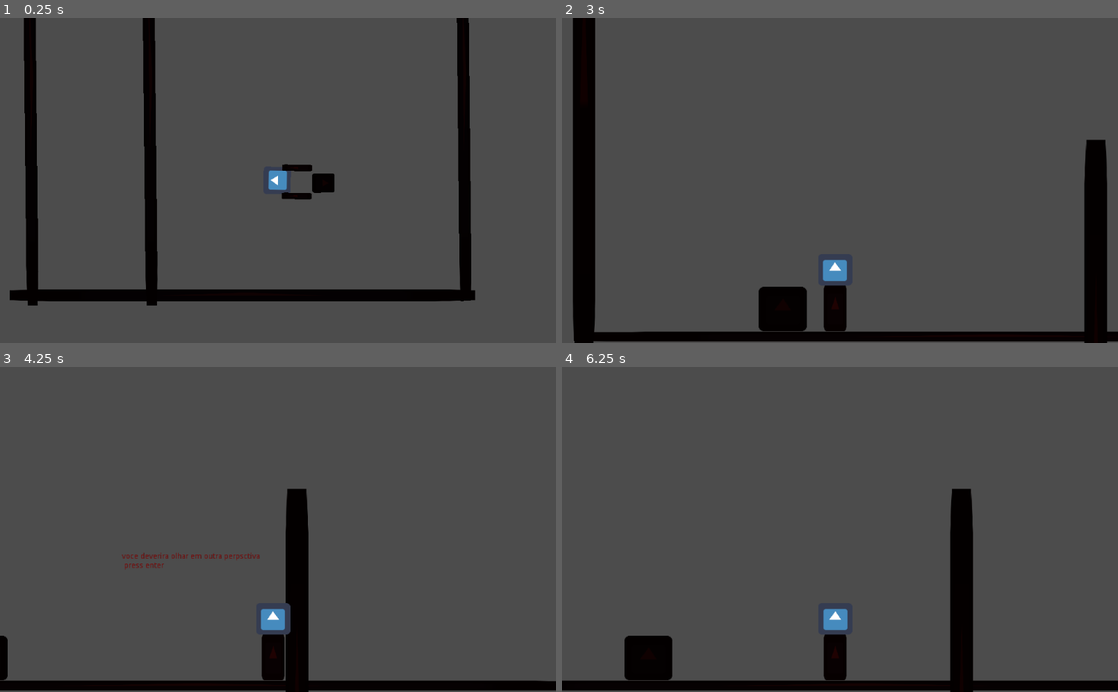
Above: before the commit, frames 1-4 (two rows, left to right).
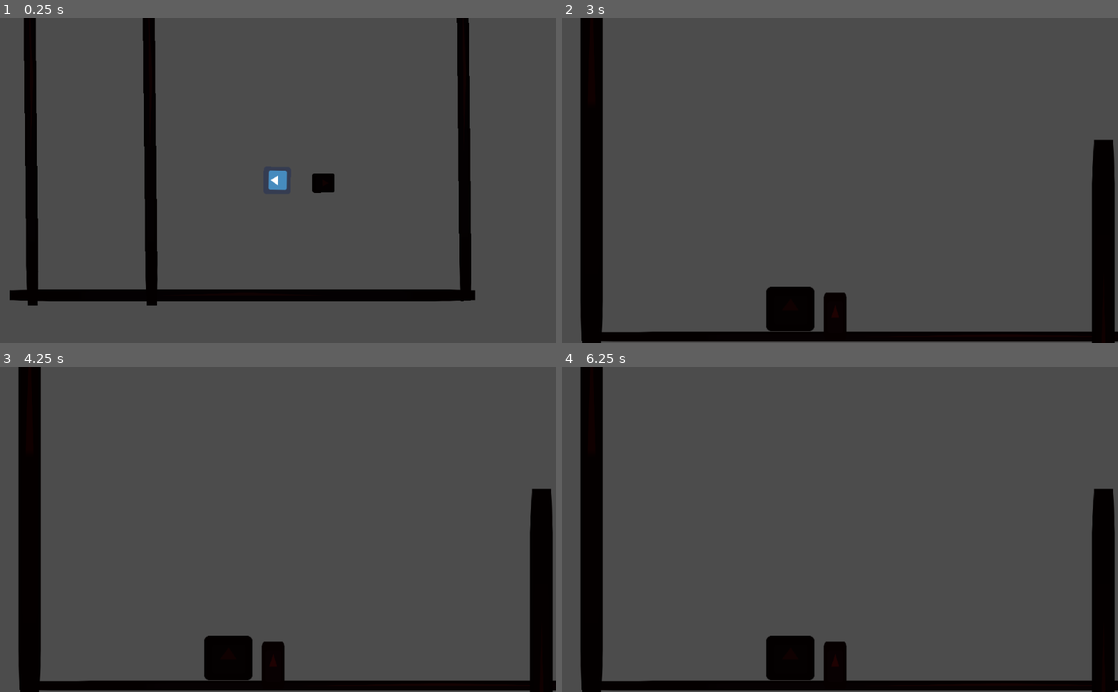
Above: after the commit, the same moments.

Repository: gilmarkandrade/game_lucas_github
Game: Godot game, scene res://fases/fase_1/world_1_cena_2.tscn
The game is run twice, just before and just after one commit, with the same random seed, the same clock (stepped at 60 frames per second) and the same inputs. This scene is started directly instead of the project's main scene. The engine's default icon, where the game draws it, is replaced by a stand-in: a white triangle on a blue panel in a dark square.
Inputs:
- Up to frame 1 (0.25 s): no input
- Up to frame 2 (3 s): tap Enter (ui_accept) at 0.5, 1.35, 1.52, 1.82, 2, 2.85 s; hold Enter (ui_accept) 0.53-1.28 s; hold Right (ui_right) 0.53-2.03 s; hold Left (ui_left) 2.03-2.78 s; hold Enter (ui_accept) 2.03-2.78 s; hold Right (ui_right) from 2.78 s (still down)
- Up to frame 3 (4.25 s): keep holding Right (ui_right); tap Enter (ui_accept) at 3.02, 3.32, 3.5 s; hold Enter (ui_accept) from 3.53 s (still down)
- Up to frame 4 (6.25 s): release Right (ui_right) at 4.28 s; release Enter (ui_accept) at 4.28 s; hold Left (ui_left) 4.28-5.03 s; tap Enter (ui_accept) at 4.35, 4.52, 4.82, 5.85, 6.02 s; hold Right (ui_right) 5.03-5.78 s; hold Enter (ui_accept) 5.03-5.78 s; hold Left (ui_left) from 5.78 s (still down)

The runs differ from the first frame. In frame 1, 0.2% of the frame differs, in the area x 50-57%, y 44-56%; in frame 2, 5.3%; in frame 3, 11%; in frame 4, 12%, in the area x 0-100%, y 0-100%.
Error after the commit: Invalid set index 'flip_h' (on base: 'null instance') with value of type 'bool'. (res://player/player_fase1/side_scroller_F1/player_plataforma.gd:17)

Commit message:
adicionado novas cenas
adicionado cena do inimigo homen das cavernas top down e side scroller, aguardando as animaçoes

Diff:
--- /dev/null
+++ b/game_lucas/inimigos/inimigos_comun/fase_1/homem_das_cavernas/side_scroller/homen_das_cavernas(s_d).tscn
@@ -0,0 +1,33 @@
+[gd_scene load_steps=8 format=2]
+
+[ext_resource path="res://inimigos/inimigos_comun/fase_1/homem_das_cavernas/side_scroller/script_H_C/homen_das_cavernas(s_d).gd" type="Script" id=1]
+[ext_resource path="res://icon.png" type="Texture" id=2]
+
+[sub_resource type="CapsuleShape2D" id=1]
+
+[sub_resource type="Animation" id=2]
+resource_name = "atack_animation"
+
+[sub_resource type="Animation" id=3]
+resource_name = "death_animation"
+
+[sub_resource type="Animation" id=4]
+resource_name = "idlle_animation"
+
+[sub_resource type="Animation" id=5]
+resource_name = "walk_animaton"
+
+[node name="homen_das_cavernas(s_d)" type="KinematicBody2D"]
+script = ExtResource( 1 )
+
+[node name="sprite_H_C" type="Sprite" parent="."]
+texture = ExtResource( 2 )
+
+[node name="CollisionShape2D" type="CollisionShape2D" parent="."]
+shape = SubResource( 1 )
+
+[node name="animation_H_C" type="AnimationPlayer" parent="."]
+anims/atack_animation = SubResource( 2 )
+anims/death_animation = SubResource( 3 )
+anims/idlle_animation = SubResource( 4 )
+anims/walk_animaton = SubResource( 5 )
--- /dev/null
+++ b/game_lucas/inimigos/inimigos_comun/fase_1/homem_das_cavernas/side_scroller/script_H_C/homen_das_cavernas(s_d).gd
@@ -0,0 +1,3 @@
+extends KinematicBody2D
+
+# script sera criado em breve
--- /dev/null
+++ b/game_lucas/inimigos/inimigos_comun/fase_1/homem_das_cavernas/top_down/homen_das_cavernas(T_D).tscn
@@ -0,0 +1,33 @@
+[gd_scene load_steps=7 format=2]
+
+[ext_resource path="res://icon.png" type="Texture" id=1]
+
+[sub_resource type="CapsuleShape2D" id=1]
+radius = 35.177
+
+[sub_resource type="Animation" id=2]
+resource_name = "atack_animation"
+
+[sub_resource type="Animation" id=3]
+resource_name = "death_animation"
+
+[sub_resource type="Animation" id=4]
+resource_name = "idlle_animation"
+
+[sub_resource type="Animation" id=5]
+resource_name = "walk_animation"
+
+[node name="homen_das_cavernas(T_D)" type="KinematicBody2D"]
+
+[node name="CollisionShape2D" type="CollisionShape2D" parent="."]
+shape = SubResource( 1 )
+
+[node name="spriter _H_C" type="Sprite" parent="."]
+position = Vector2( 0.177002, -1 )
+texture = ExtResource( 1 )
+
+[node name="animation_H_C" type="AnimationPlayer" parent="."]
+anims/atack_animation = SubResource( 2 )
+anims/death_animation = SubResource( 3 )
+anims/idlle_animation = SubResource( 4 )
+anims/walk_animation = SubResource( 5 )
--- a/game_lucas/player/player_fase1/side_scroller_F1/player_plataforma.tscn
+++ b/game_lucas/player/player_fase1/side_scroller_F1/player_plataforma.tscn
@@ -18,16 +18,11 @@
 scale = Vector2( 0.76, 1 )
 shape = SubResource( 1 )
 
-[node name="icon" type="Sprite" parent="CollisionShape2D"]
+[node name="sprite_player" type="Sprite" parent="CollisionShape2D"]
 modulate = Color( 0.12549, 0.0117647, 0.0117647, 1 )
 position = Vector2( 0.500003, 6.88318 )
 scale = Vector2( 0.444901, 0.765625 )
 texture = ExtResource( 2 )
 
-[node name="icon2" type="Sprite" parent="CollisionShape2D"]
-position = Vector2( 0.5, -33.1168 )
-scale = Vector2( 0.67352, 0.515625 )
-texture = ExtResource( 2 )
-
 [node name="animation_Player" type="AnimationPlayer" parent="."]
 anims/walk_animation = SubResource( 2 )
--- a/game_lucas/player/player_fase1/top_down_F1/player_top_down.tscn
+++ b/game_lucas/player/player_fase1/top_down_F1/player_top_down.tscn
@@ -14,19 +14,9 @@
 shape = SubResource( 1 )
 one_way_collision = true
 
-[node name="icon" type="Sprite" parent="CollisionShape2D"]
+[node name="sprite_player" type="Sprite" parent="CollisionShape2D"]
 position = Vector2( 0.1875, -3.5 )
 scale = Vector2( 1.79102, 1.63281 )
 texture = ExtResource( 2 )
 
-[node name="icon2" type="Sprite" parent="CollisionShape2D"]
-modulate = Color( 0.105882, 0.0117647, 0.0117647, 1 )
-position = Vector2( -63.9375, 72.4375 )
-scale = Vector2( 0.419922, 1.79102 )
-texture = ExtResource( 2 )
-
-[node name="icon3" type="Sprite" parent="CollisionShape2D"]
-modulate = Color( 0.105882, 0.0117647, 0.0117647, 1 )
-position = Vector2( 54.1875, 72.4375 )
-scale = Vector2( 0.419922, 1.79102 )
-texture = ExtResource( 2 )
+[node name="animation_player" type="AnimationPlayer" parent="."]
--- a/game_lucas/scripts/script_fases/fase_1_script.gd
+++ b/game_lucas/scripts/script_fases/fase_1_script.gd
@@ -18,7 +18,7 @@
 func _physics_process(delta):
 	if entrou_na_area == true:
 		if Input.is_action_pressed("ui_accept"):
-			get_tree().change_scene("res://fases/fase_2/world_2_cena1.tscn")
+			get_tree().change_scene("res://fases/fase_1/world_1_cena_2.tscn")
 
 
 func _ready():
Not shown, added: game_lucas/assets_game/background/fase_3/cena_1/testegithub.txt
Not shown, added: game_lucas/assets_game/background/fase_3/cena_2/testegithub.txt
Not shown, added: game_lucas/assets_game/background/fase_3/cena_3/testegithub.txt
Not shown, added: game_lucas/assets_game/background/fase_3/cena_4/testegithub.txt
Not shown, added: game_lucas/assets_game/background/fase_3/cena_5/testegithub.txt
Not shown, added: game_lucas/assets_game/background/fase_4/cena_1/testegithub.txt
Not shown, added: game_lucas/assets_game/background/fase_4/cena_2/testegithub.txt
Not shown, added: game_lucas/assets_game/background/fase_4/cena_3/testegithub.txt
Not shown, added: game_lucas/assets_game/background/fase_4/cena_4/testegithub.txt
Not shown, added: game_lucas/assets_game/background/fase_5/cena_1/testegithub.txt
Not shown, added: game_lucas/assets_game/background/fase_5/cena_2/testegithub.txt
Not shown, added: game_lucas/assets_game/background/fase_5/cena_3/testegithub.txt
(and 25 more such lines)
